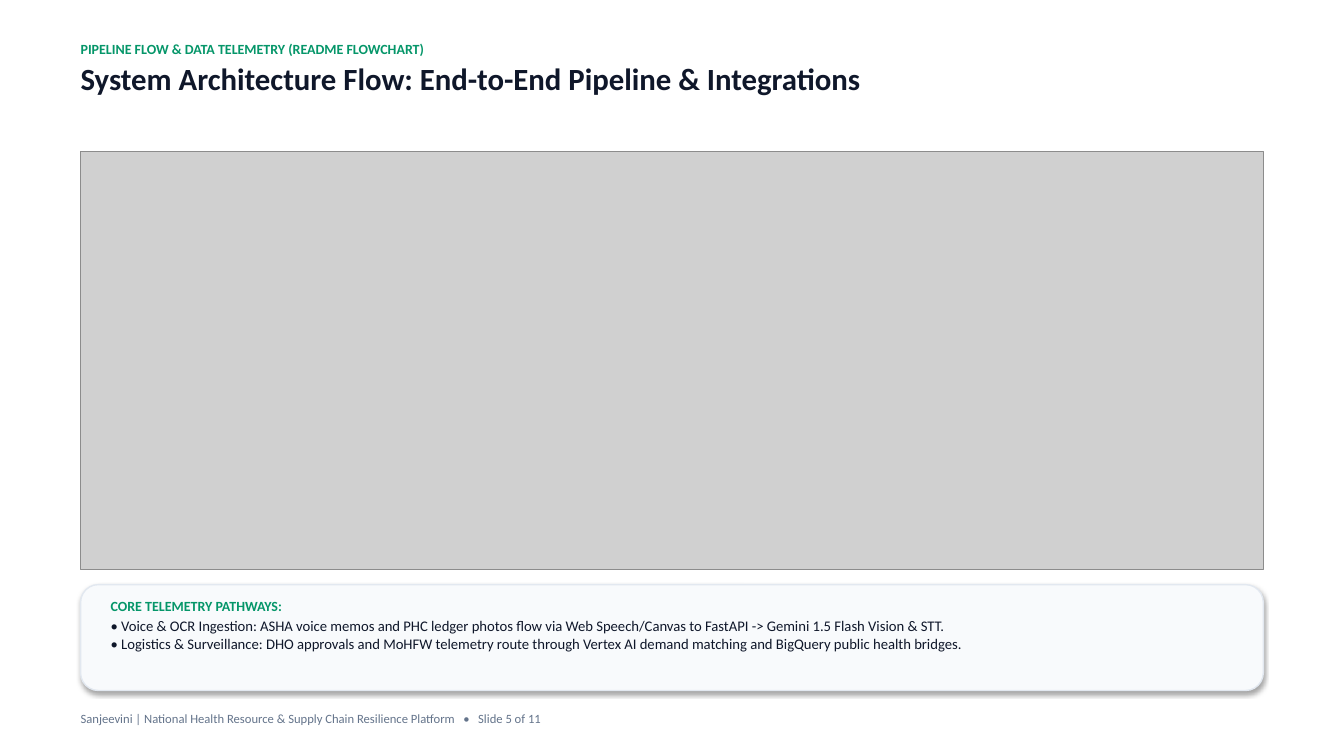
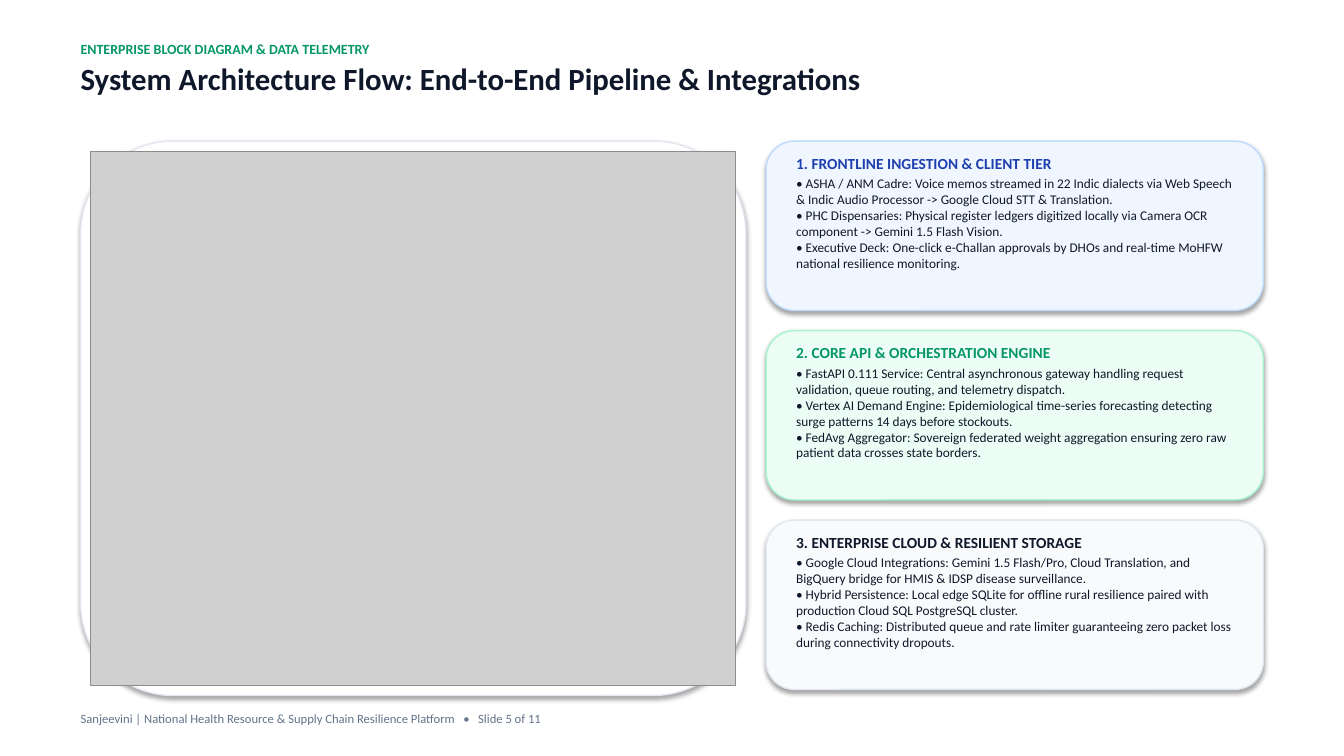
Before and after one commit to chiraghs/Sanjeevini, a slide deck: slide 5 of Pitch-DECK/Sanjeevini-Pitch-Deck.pptx. Drawn at 1344x756 pixels with LibreOffice and Linux fonts; fonts in the diff are those of the drawing; grey boxes stand for pictures. Boxes give left, top, right and bottom in pixels: in the first picture for what was removed or moved away, otherwise in the second. Text is boxed around its words. In the diff, an @@ line names an element or a change of style, - is before the commit and + after.

Commit message:
docs(pitch-deck): update slide 5 with rendered Mermaid system architecture block diagram and 3-tier architectural breakdown

```diff
--- a/Pitch-DECK/Sanjeevini-Pitch-Deck.pptx
+++ b/Pitch-DECK/Sanjeevini-Pitch-Deck.pptx
@@ text at <box>81,44,369,54</box>: text changed @@
-PIPELINE FLOW & DATA TELEMETRY (README FLOWCHART)
+ENTERPRISE BLOCK DIAGRAM & DATA TELEMETRY
@@ rounded rectangle added at <box>81,141,746,696</box>, fill #FFFFFF, outline #E2E8F0 1 pt @@
@@ rounded rectangle added at <box>766,141,1263,311</box>, fill #EFF6FF, outline #BFDBFE 1 pt @@
@@ picture removed at <box>81,151,1263,570</box> @@
@@ picture added at <box>91,151,736,686</box> @@
@@ text added at <box>796,159,1232,271</box>, 9.5 pt, text #0F172A @@
+1. FRONTLINE INGESTION & CLIENT TIER
+• ASHA / ANM Cadre: Voice memos streamed in 22 Indic dialects via Web Speech & Indic Audio Processor -> Google Cloud STT & Translation.
+• PHC Dispensaries: Physical register ledgers digitized locally via Camera OCR component -> Gemini 1.5 Flash Vision.
+• Executive Deck: One-click e-Challan approvals by DHOs and real-time MoHFW national resilience monitoring.
@@ rounded rectangle added at <box>766,331,1263,500</box>, fill #ECFDF5, outline #A7F3D0 1 pt @@
@@ text added at <box>796,348,1226,459</box>, 9.5 pt, text #0F172A @@
+2. CORE API & ORCHESTRATION ENGINE
+• FastAPI 0.111 Service: Central asynchronous gateway handling request validation, queue routing, and telemetry dispatch.
+• Vertex AI Demand Engine: Epidemiological time-series forecasting detecting surge patterns 14 days before stockouts.
+• FedAvg Aggregator: Sovereign federated weight aggregation ensuring zero raw patient data crosses state borders.
@@ rounded rectangle: place and size @@
-rounded rectangle at <box>81,585,1263,691</box>
+rounded rectangle at <box>766,520,1263,690</box>
@@ text added at <box>796,538,1231,650</box>, 9.5 pt, text #0F172A @@
+3. ENTERPRISE CLOUD & RESILIENT STORAGE
+• Google Cloud Integrations: Gemini 1.5 Flash/Pro, Cloud Translation, and BigQuery bridge for HMIS & IDSP disease surveillance.
+• Hybrid Persistence: Local edge SQLite for offline rural resilience paired with production Cloud SQL PostgreSQL cluster.
+• Redis Caching: Distributed queue and rate limiter guaranteeing zero packet loss during connectivity dropouts.
@@ text removed at <box>111,602,961,652</box> @@
-CORE TELEMETRY PATHWAYS:
-• Voice & OCR Ingestion: ASHA voice memos and PHC ledger photos flow via Web Speech/Canvas to FastAPI -> Gemini 1.5 Flash Vision & STT.
-• Logistics & Surveillance: DHO approvals and MoHFW telemetry route through Vertex AI demand matching and BigQuery public health bridges.
```
Also in this commit, not shown: 5 other files.
